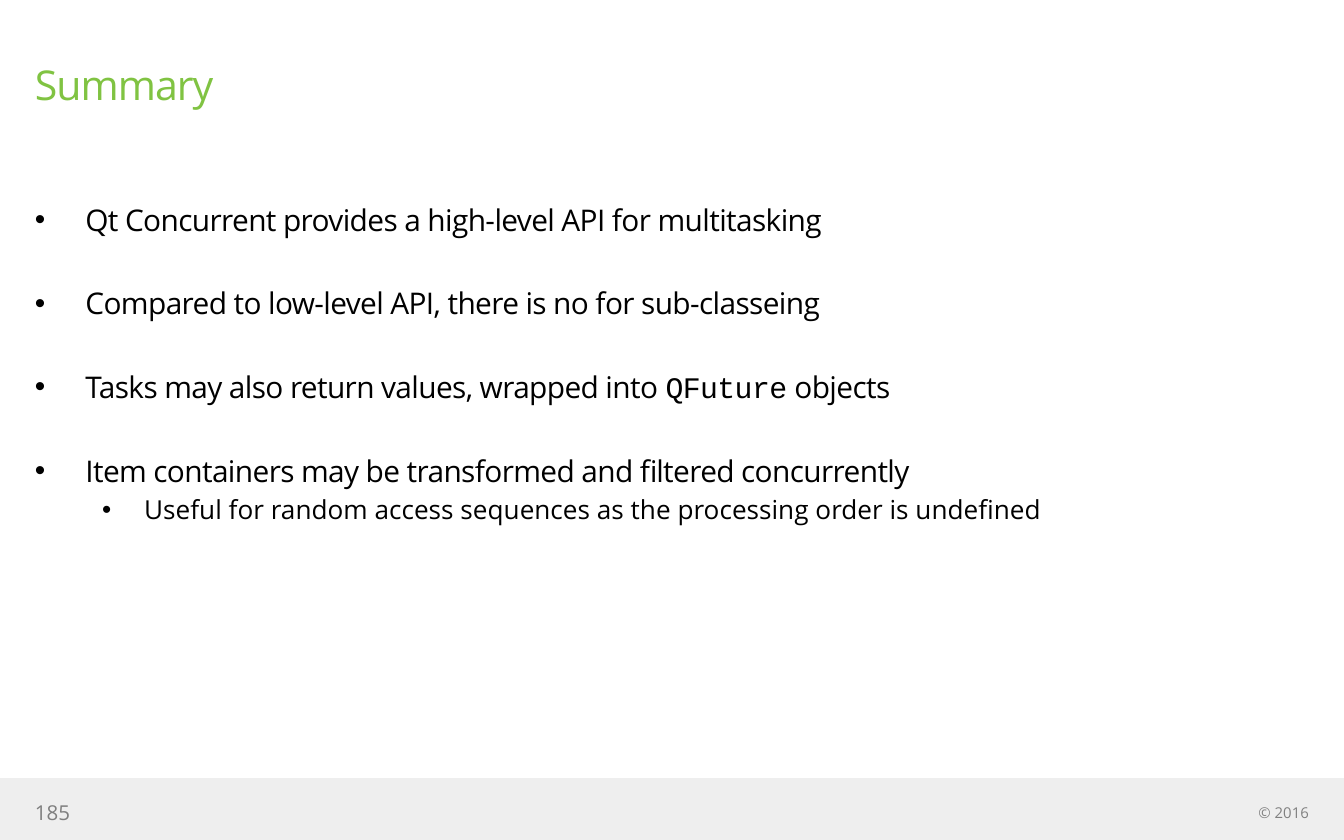
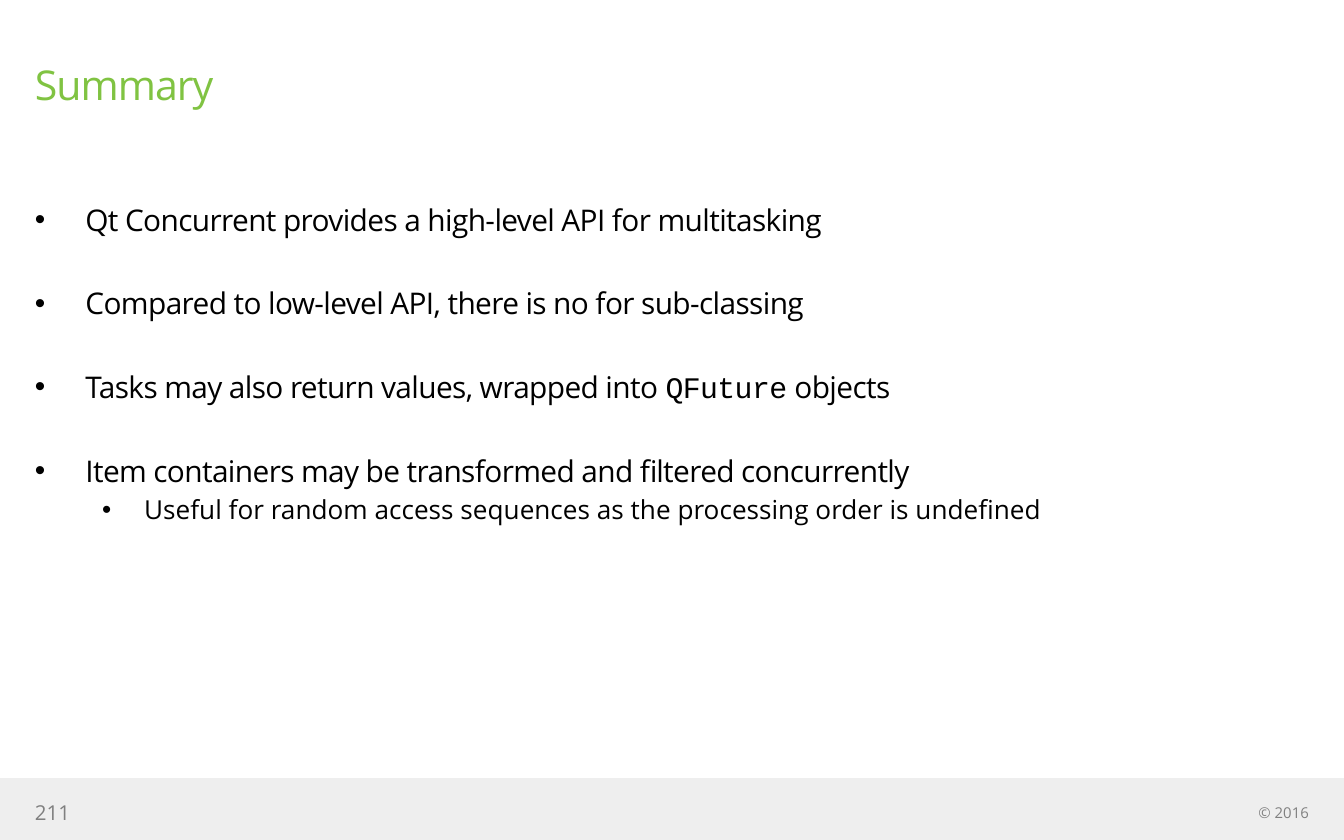
Before and after one commit to jigneshBadrakhiya/training-material, a slide deck: slide 211 of engine/docs/engine edition slideware.pptx (slide 185 before the commit). Drawn at 1344x840 pixels with LibreOffice and Linux fonts; fonts in the diff are those of the drawing. Boxes give left, top, right and bottom in pixels: in the first picture for what was removed or moved away, otherwise in the second. Text is boxed around its words. In the diff, an @@ line names an element or a change of style, - is before the commit and + after.

```diff
--- a/engine/docs/engine edition slideware.pptx
+++ b/engine/docs/engine edition slideware.pptx
@@ text at [85, 291, 804, 322]: text changed @@
-• Compared to low-level API, there is no for sub-classeing
+• Compared to low-level API, there is no for sub-classing
@@ page number at [35, 805, 70, 820]: text changed @@
-185
+211
```
Also in this commit, not shown: 11 other slides changed, 26 slides added.
